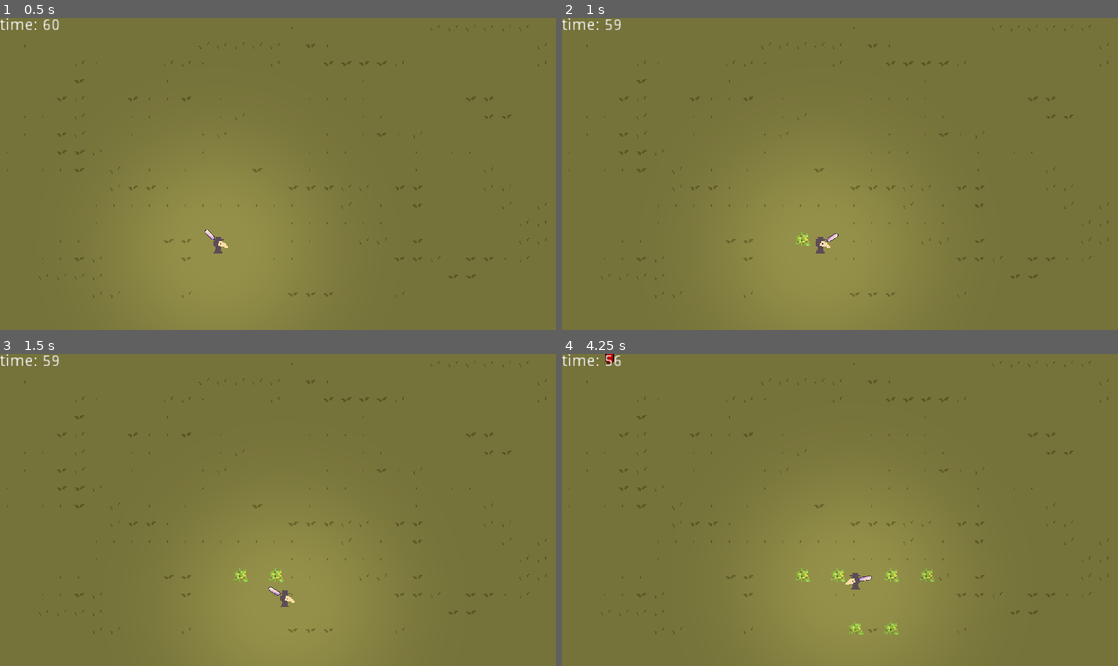
Above: before the commit, frames 1-4 (two rows, left to right).
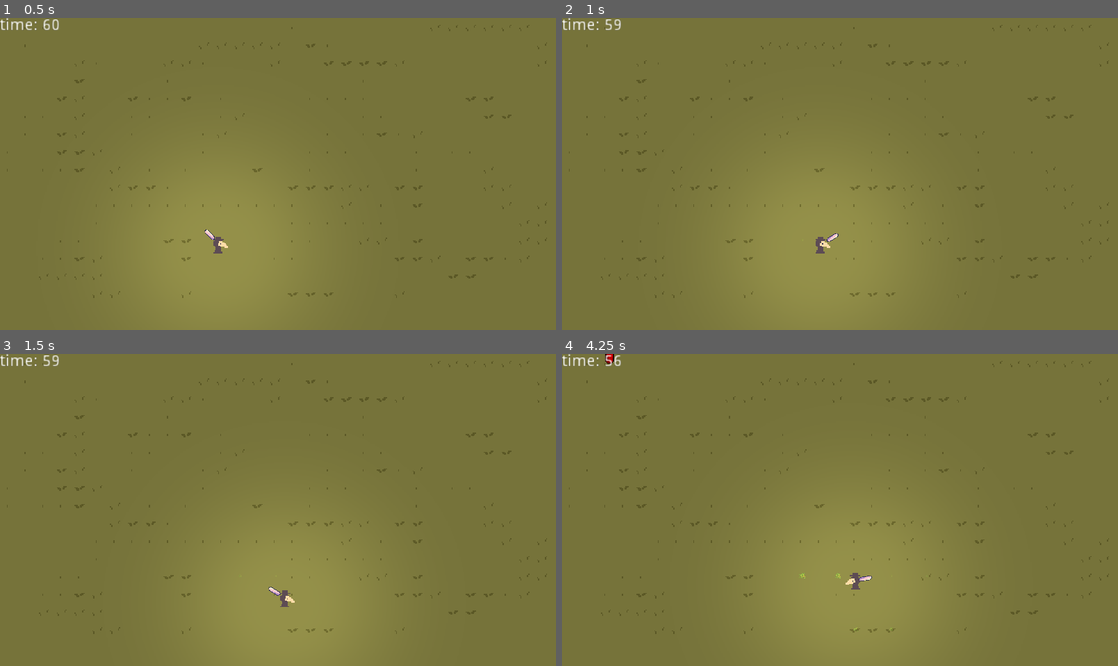
Above: after the commit, the same moments.

Repository: AJ08Coder/LudumDare52
Game: Godot game, scene res://Enviroment/World.tscn
Two runs of this game, one before a commit and one after it. Both use one fixed random seed, a clock stepped at 60 frames per second and the inputs below.
Inputs (mouse positions are in pixels of both pictures, inside the frame that each line leads up to):
- Up to frame 1 (0.5 s): no input
- Up to frame 2 (1 s): tap Enter at 0.5 s; move the mouse to (962, 158) at 0.52 s; hold D (move_right) from 0.53 s (still down); hold E (plant) from 0.53 s (still down)
- Up to frame 3 (1.5 s): move the mouse to (166, 525) at 1.27 s; release D (move_right) at 1.28 s; release E (plant) at 1.28 s; hold S (move_down) from 1.28 s (still down); tap E (plant) at 1.35 s
- Up to frame 4 (4.25 s): move the mouse to (895, 441) at 2.02 s; release S (move_down) at 2.03 s; hold D (move_right) 2.03-2.78 s; hold E (plant) 2.03-2.78 s; move the mouse to (812, 572) at 2.77 s; hold W (move_up) 2.78-3.53 s; tap E (plant) at 2.85 s; move the mouse to (1006, 556) at 3.52 s; hold A (move_left) from 3.53 s (still down); hold E (plant) from 3.53 s (still down)

Frame 1 is identical in both runs. In frame 2, less than 0.1% of the frame differs, in the area x 42-45%, y 68-74%; in frame 3, 0.1%; in frame 4, 0.4%, in the area x 42-67%, y 68-90%.

Commit message:
animation

Diff:
--- a/Enviroment/Crop.tscn
+++ b/Enviroment/Crop.tscn
@@ -8,26 +8,130 @@
 radius = 3.0
 height = 6.0
 
+[sub_resource type="Animation" id=2]
+resource_name = "Grow"
+length = 10.0
+tracks/0/type = "value"
+tracks/0/path = NodePath("Sprite:scale")
+tracks/0/interp = 1
+tracks/0/loop_wrap = true
+tracks/0/imported = false
+tracks/0/enabled = true
+tracks/0/keys = {
+"times": PoolRealArray( 0, 10 ),
+"transitions": PoolRealArray( 1, 1 ),
+"update": 0,
+"values": [ Vector2( 0.1, 0.1 ), Vector2( 1, 1 ) ]
+}
+tracks/1/type = "value"
+tracks/1/path = NodePath("Sprite:modulate")
+tracks/1/interp = 1
+tracks/1/loop_wrap = true
+tracks/1/imported = false
+tracks/1/enabled = true
+tracks/1/keys = {
+"times": PoolRealArray( 0, 10 ),
+"transitions": PoolRealArray( 1, 1 ),
+"update": 0,
+"values": [ Color( 1, 1, 1, 0.0784314 ), Color( 1, 1, 1, 1 ) ]
+}
+tracks/2/type = "value"
+tracks/2/path = NodePath("CollectArea/CollisionShape2D:disabled")
+tracks/2/interp = 1
+tracks/2/loop_wrap = true
+tracks/2/imported = false
+tracks/2/enabled = true
+tracks/2/keys = {
+"times": PoolRealArray( 0, 10 ),
+"transitions": PoolRealArray( 1, 1 ),
+"update": 1,
+"values": [ true, false ]
+}
+tracks/3/type = "value"
+tracks/3/path = NodePath("Light2D:enabled")
+tracks/3/interp = 1
+tracks/3/loop_wrap = true
+tracks/3/imported = false
+tracks/3/enabled = true
+tracks/3/keys = {
+"times": PoolRealArray( 0, 10 ),
+"transitions": PoolRealArray( 1, 1 ),
+"update": 1,
+"values": [ false, true ]
+}
+
+[sub_resource type="Animation" id=3]
+length = 0.001
+tracks/0/type = "value"
+tracks/0/path = NodePath("Sprite:scale")
+tracks/0/interp = 1
+tracks/0/loop_wrap = true
+tracks/0/imported = false
+tracks/0/enabled = true
+tracks/0/keys = {
+"times": PoolRealArray( 0 ),
+"transitions": PoolRealArray( 1 ),
+"update": 0,
+"values": [ Vector2( 0.1, 0.1 ) ]
+}
+tracks/1/type = "value"
+tracks/1/path = NodePath("Sprite:modulate")
+tracks/1/interp = 1
+tracks/1/loop_wrap = true
+tracks/1/imported = false
+tracks/1/enabled = true
+tracks/1/keys = {
+"times": PoolRealArray( 0 ),
+"transitions": PoolRealArray( 1 ),
+"update": 0,
+"values": [ Color( 1, 1, 1, 0.0784314 ) ]
+}
+tracks/2/type = "value"
+tracks/2/path = NodePath("CollectArea/CollisionShape2D:disabled")
+tracks/2/interp = 1
+tracks/2/loop_wrap = true
+tracks/2/imported = false
+tracks/2/enabled = true
+tracks/2/keys = {
+"times": PoolRealArray( 0 ),
+"transitions": PoolRealArray( 1 ),
+"update": 0,
+"values": [ false ]
+}
+tracks/3/type = "value"
+tracks/3/path = NodePath("Light2D:enabled")
+tracks/3/interp = 1
+tracks/3/loop_wrap = true
+tracks/3/imported = false
+tracks/3/enabled = true
+tracks/3/keys = {
+"times": PoolRealArray( 0 ),
+"transitions": PoolRealArray( 1 ),
+"update": 0,
+"values": [ true ]
+}
+
 [node name="Crop" type="Node2D"]
 script = ExtResource( 2 )
 
 [node name="Sprite" type="Sprite" parent="."]
-modulate = Color( 1, 1, 1, 0.494118 )
+modulate = Color( 1, 1, 1, 0.0784314 )
+scale = Vector2( 0.1, 0.1 )
 texture = ExtResource( 1 )
 
 [node name="CollectArea" type="Area2D" parent="."]
-monitorable = false
 
 [node name="CollisionShape2D" type="CollisionShape2D" parent="CollectArea"]
 position = Vector2( 0, 2 )
 rotation = 1.5708
 shape = SubResource( 1 )
-disabled = true
 
 [node name="Light2D" type="Light2D" parent="."]
-enabled = false
 texture = ExtResource( 3 )
 texture_scale = 0.2
 energy = 0.5
 
 [node name="AnimationPlayer" type="AnimationPlayer" parent="."]
+autoplay = "Grow"
+anims/Grow = SubResource( 2 )
+anims/RESET = SubResource( 3 )
--- a/Enviroment/Cycle.gd
+++ b/Enviroment/Cycle.gd
@@ -11,7 +11,6 @@
 
 func _process(delta):
 	rich_text_label.text = "time: " + str(round($Time.time_left))
-	print(time)
 
 func _on_Time_timeout():
 	if time == 1:
Not shown: 1 places in Enviroment/Crop.tscn that only renumber resources
